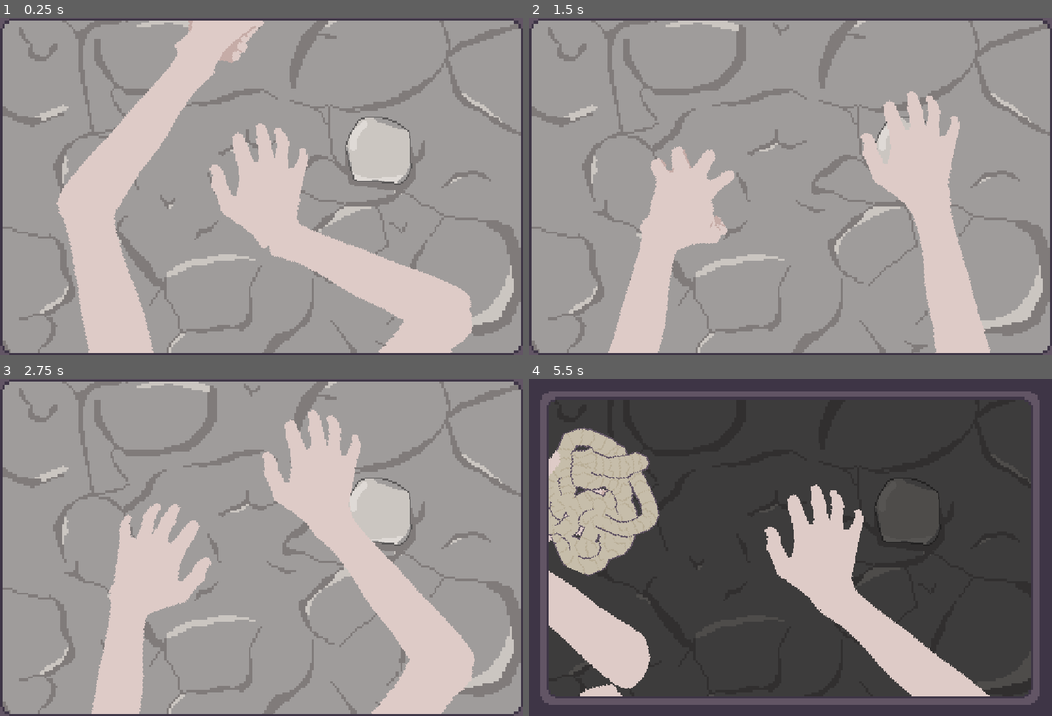
Above: before the commit, frames 1-4 (two rows, left to right).
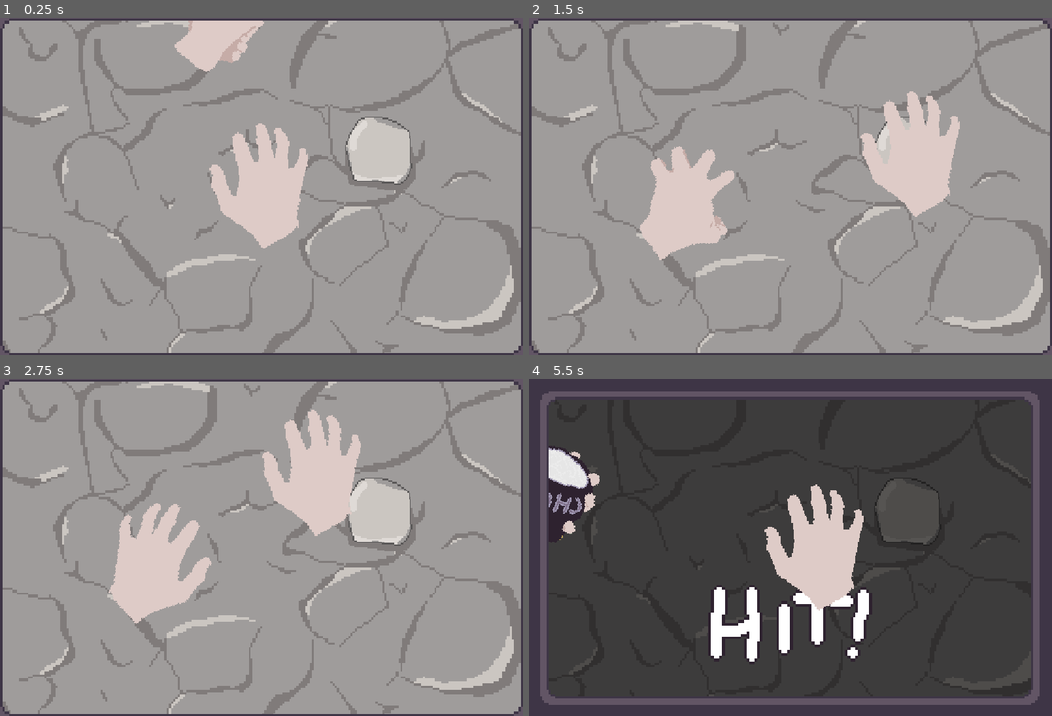
Above: after the commit, the same moments.

Repository: gabl18/dtj-24
Game: Godot game, scene res://main.tscn
Two runs of this game, one before a commit and one after it. Both use one fixed random seed, a clock stepped at 60 frames per second and the inputs below.
Inputs (mouse positions are in pixels of both pictures, inside the frame that each line leads up to):
- Up to frame 1 (0.25 s): no input
- Up to frame 2 (1.5 s): move the mouse to (910, 152) at 0.52 s; click (910, 152) at 0.67 s; tap Enter at 1.25 s; move the mouse to (685, 203) at 1.27 s; click (685, 203) at 1.42 s
- Up to frame 3 (2.75 s): move the mouse to (313, 473) at 2.02 s; click (313, 473) at 2.17 s
- Up to frame 4 (5.5 s): tap Space at 2.75, 5 s; move the mouse to (764, 614) at 2.77 s; click (764, 614) at 2.92 s; tap Enter at 3.5 s; move the mouse to (947, 598) at 3.52 s; click (947, 598) at 3.67 s; move the mouse to (633, 496) at 4.27 s; click (633, 496) at 4.42 s; move the mouse to (816, 547) at 5.02 s; click (816, 547) at 5.17 s

The runs differ from the first frame. In frame 1, 15% of the frame differs, in the area x 10-91%, y 10-100%; in frame 2, 6.1%; in frame 3, 8.6%; in frame 4, 17%, in the area x 3-89%, y 14-95%.

Commit message:
chalk_bag

Diff:
--- /dev/null
+++ b/game/arm.gd
@@ -0,0 +1,3 @@
+extends Node2D
+
+@onready var line_2d: Line2D = $Line2D
--- /dev/null
+++ b/game/chalk_game.gd
@@ -0,0 +1,40 @@
+extends Node2D
+
+var active: bool
+
+@export var max_taps: float = 15
+
+var taps := 0
+
+signal tap
+signal finish_minigame
+
+
+func disable():
+	hide()
+	active = false
+
+
+func play_trans_in_anim():
+	await get_tree().create_timer(1).timeout
+	show()
+
+
+func play_trans_out_anim():
+	pass
+
+
+func enable():
+	active = true
+
+
+func _on_area_2d_input_event(_viewport: Node, event: InputEvent, _shape_idx: int) -> void:
+	if active:
+		if event is InputEventMouseButton:
+			if event.is_pressed() and not event.is_echo():
+				taps += 1
+				$CPUParticles2D.emitting = true
+				tap.emit()
+				if taps >= max_taps:
+					finish_minigame.emit()
+					taps = 0
--- /dev/null
+++ b/game/chalk_game.tscn
@@ -0,0 +1,41 @@
+[gd_scene load_steps=6 format=3 uid="uid://dtcn44fqk6s0i"]
+
+[ext_resource type="Script" uid="uid://c0jkude4pv1g4" path="res://game/chalk_game.gd" id="1_ym72o"]
+[ext_resource type="Texture2D" uid="uid://bxhhq7bkcyqo8" path="res://assets/Hands_Spritesheet.png" id="2_r4fq7"]
+
+[sub_resource type="AtlasTexture" id="AtlasTexture_1s5by"]
+atlas = ExtResource("2_r4fq7")
+region = Rect2(457, 30, 38, 40)
+
+[sub_resource type="Gradient" id="Gradient_rudxe"]
+colors = PackedColorArray(1, 1, 1, 1, 1, 1, 1, 0.31764707)
+
+[sub_resource type="CircleShape2D" id="CircleShape2D_ym72o"]
+radius = 19.235384
+
+[node name="ChalkGame" type="Node2D"]
+script = ExtResource("1_ym72o")
+
+[node name="CPUParticles2D" type="CPUParticles2D" parent="."]
+z_index = 1
+position = Vector2(104, 46)
+emitting = false
+amount = 4
+texture = SubResource("AtlasTexture_1s5by")
+one_shot = true
+explosiveness = 0.69
+spread = 180.0
+gravity = Vector2(0, 0)
+initial_velocity_min = 5.21
+initial_velocity_max = 20.84
+scale_amount_min = 5.0
+scale_amount_max = 5.0
+color_ramp = SubResource("Gradient_rudxe")
+
+[node name="Area2D" type="Area2D" parent="."]
+
+[node name="CollisionShape2D" type="CollisionShape2D" parent="Area2D"]
+position = Vector2(104, 46)
+shape = SubResource("CircleShape2D_ym72o")
+
+[connection signal="input_event" from="Area2D" to="." method="_on_area_2d_input_event"]
--- a/main.gd
+++ b/main.gd
@@ -1,17 +1,23 @@
 extends Node2D
 
 @onready var border_anim_player: AnimationPlayer = $Border/AnimationPlayer
+
+
+@onready var shoutouts: Sprite2D = $Shoutouts
 
 enum games {
 	rockgame,
 	rope,
-	untangle
+	untangle,
+	chalk
 }
+
 @onready var climb_timer: Timer = $ClimbTimer
 
 @onready var rock_game: Node2D = $RockGame
 @onready var rope_game: Node2D = $RopeGame
 @onready var untangle_game: Node2D = $UntangleGame
+@onready var chalk_game: Node2D = $ChalkGame
 
 var active_game := games.rockgame
 
@@ -31,6 +37,7 @@
 		await get_tree().create_timer(1).timeout
 	_enable_game()
 
+
 func _disable_game():
 	if active_game != games.rockgame:
 		rock_game.disable()
@@ -45,16 +52,9 @@
 		untangle_game.disable()
 		rope_untangle = false
 
-
-		var tween = get_tree().create_tween()
-		tween.tween_property(armL_palm,"global_position",Vector2(700,160),0.6)
-		await tween.finished
-		tween.kill()
-		armL_animated_sprite_2d.animation = "open"
-		tween = get_tree().create_tween()
-		tween.tween_property(armL_palm,"global_position",Vector2(-50,250),0.4)
-		await tween.finished
-		tween.kill()
+	if active_game != games.chalk:
+		chalk_game.disable()
+		chalk_bag = false
 
 
 func _enable_game():
@@ -69,16 +69,22 @@
 	if active_game == games.untangle:
 		untangle_game.enable()
 
+	if active_game == games.chalk:
+		chalk_game.enable()
+		chalk_bag = true
+
 
 func _play_game_trans_in():
 	if active_game == games.rope:
 		rope_game.play_trans_in_anim()
 		climb_rope = true
+		_show_shoutout(5)
 
 	if active_game == games.untangle:
 		untangle_game.play_trans_in_anim()
 		rope_untangle = true
 		armR_animated_sprite_2d.animation = "open"
+		_show_shoutout(7)
 
 		var tween = get_tree().create_tween()
 		tween.tween_property(armL_palm,"global_position",Vector2(-50,250),0.4)
@@ -90,9 +96,25 @@
 		await tween.finished
 		tween.kill()
 
+	if active_game == games.chalk:
+		chalk_game.play_trans_in_anim()
+		chalk_bag = true
+		armR_animated_sprite_2d.animation = "open"
+		_show_shoutout(3)
+
+		var tween = get_tree().create_tween()
+		tween.tween_property(armL_palm,"global_position",Vector2(-50,250),0.4)
+		await tween.finished
+		tween.kill()
+		armL_animated_sprite_2d.animation = "chalk"
+		tween = get_tree().create_tween()
+		tween.tween_property(armL_palm,"global_position",Vector2(600,260),0.6)
+		await tween.finished
+		tween.kill()
+
 
 func _play_minigame() -> void:
-	active_game = games.untangle
+	active_game = games.chalk
 	change_game()
 
 
@@ -122,6 +144,7 @@
 var climb_both_hands:bool = true
 var climb_rope:bool = false
 var rope_untangle:bool = false
+var chalk_bag:bool = false
 
 signal hand_inactive
 
@@ -156,8 +179,6 @@
 				armL_animated_sprite_2d.animation = "open"
 
 
-
-
 func _physics_process(_delta: float) -> void:
 	var mouse_pos = get_global_mouse_position()
 	hand_is_active = get_viewport_rect().has_point(mouse_pos)
@@ -187,7 +208,6 @@
 					armR_palm.global_position.x = (mouse_pos.x - armR_palm.global_position.x) * 0.4 + armR_palm.global_position.x
 				armR_palm.global_position.y = (mouse_pos.y - armR_palm.global_position.y) * 0.4 + armR_palm.global_position.y
 				armR_palm.move_and_slide()
-
 				armR.z_index = 1
 				armL.z_index = 0
 
@@ -206,7 +226,6 @@
 					armR_palm.global_position.x = clamp((mouse_pos.x - armR_palm.global_position.x) * 0.4 + armR_palm.global_position.x, get_viewport_rect().size.x/2, get_viewport_rect().size.x)
 				armR_palm.global_position.y = (mouse_pos.y - armR_palm.global_position.y) * 0.4 + armR_palm.global_position.y
 				armR_palm.move_and_slide()
-
 				armR.z_index = 1
 				armL.z_index = 0
 
@@ -215,7 +234,14 @@
 			armR_palm.global_position.x = clamp((mouse_pos.x - armR_palm.global_position.x) * 0.4 + armR_palm.global_position.x, get_viewport_rect().size.x/2, get_viewport_rect().size.x)
 			armR_palm.global_position.y = (mouse_pos.y - armR_palm.global_position.y) * 0.4 + armR_palm.global_position.y
 			armR_palm.move_and_slide()
-
+			armR.z_index = 1
+			armL.z_index = 0
+
+	elif chalk_bag:
+		if hand_is_active:
+			armR_palm.global_position.x = clamp((mouse_pos.x - armR_palm.global_position.x) * 0.4 + armR_palm.global_position.x, get_viewport_rect().size.x/2, get_viewport_rect().size.x)
+			armR_palm.global_position.y = (mouse_pos.y - armR_palm.global_position.y) * 0.4 + armR_palm.global_position.y
+			armR_palm.move_and_slide()
 			armR.z_index = 1
 			armL.z_index = 0
 
@@ -229,7 +255,47 @@
 		if held:
 			hand_is_closed = true
 			armR_animated_sprite_2d.animation = "rope_close"
-
 		else:
 			hand_is_closed = false
 			armR_animated_sprite_2d.animation = "open"
+
+
+func _on_untangle_disable():
+	var tween = get_tree().create_tween()
+	tween.tween_property(armL_palm,"global_position",Vector2(700,160),0.2)
+	await tween.finished
+	tween.kill()
+	tween = get_tree().create_tween()
+	tween.tween_property(armL_palm,"global_position",Vector2(-50,250),0.4)
+	await tween.finished
+	tween.kill()
+	armL_animated_sprite_2d.animation = "open"
+
+
+func _show_shoutout(index:int):
+	shoutouts.frame = index
+	shoutouts.show()
+	await get_tree().create_timer(1).timeout
+	shoutouts.hide()
+
+
+func _on_untangle_game_finish_minigame() -> void:
+	_on_untangle_disable()
+
+
+func _on_chalk_game_finish_minigame() -> void:
+	var tween = get_tree().create_tween()
+	tween.tween_property(armL_palm,"global_position",Vector2(600,250),0.2)
+	await tween.finished
+	tween.kill()
+	tween = get_tree().create_tween()
+	tween.tween_property(armL_palm,"global_position",Vector2(-50,250),0.4)
+	await tween.finished
+	tween.kill()
+	armL_animated_sprite_2d.animation = "open"
+
+
+func _on_chalk_game_tap() -> void:
+	armR_animated_sprite_2d.animation = "close"
+	await get_tree().create_timer(0.1).timeout
+	armR_animated_sprite_2d.animation = "open"
--- a/main.tscn
+++ b/main.tscn
@@ -9,10 +9,16 @@
 [ext_resource type="PackedScene" uid="uid://tp6dqhxpkmxg" path="res://game/rock.tscn" id="4_efxa6"]
 [ext_resource type="PackedScene" uid="uid://bxklwncxmw8qt" path="res://game/untangle_game.tscn" id="6_4c57u"]
 [ext_resource type="PackedScene" uid="uid://dv8jqlwm5brwi" path="res://rope_game.tscn" id="7_272bh"]
+[ext_resource type="PackedScene" uid="uid://dtcn44fqk6s0i" path="res://game/chalk_game.tscn" id="7_w48qg"]
 [ext_resource type="Texture2D" uid="uid://buv786b8xuiq4" path="res://assets/Tangled_Rope.png" id="8_efxa6"]
 [ext_resource type="Texture2D" uid="uid://bf0nlrrbufauc" path="res://assets/Rahmen.png" id="9_kek77"]
+[ext_resource type="Texture2D" uid="uid://cax1h3gcc8idt" path="res://assets/Aufforderungen.png" id="12_ycdy4"]
 
 [sub_resource type="CircleShape2D" id="CircleShape2D_g6gsk"]
+
+[sub_resource type="AtlasTexture" id="AtlasTexture_ycdy4"]
+atlas = ExtResource("2_1bvp3")
+region = Rect2(365, 0, 73, 92)
 
 [sub_resource type="AtlasTexture" id="AtlasTexture_04h5h"]
 atlas = ExtResource("2_1bvp3")
@@ -28,6 +34,14 @@
 
 [sub_resource type="SpriteFrames" id="SpriteFrames_8morq"]
 animations = [{
+"frames": [{
+"duration": 1.0,
+"texture": SubResource("AtlasTexture_ycdy4")
+}],
+"loop": true,
+"name": &"chalk",
+"speed": 5.0
+}, {
 "frames": [{
 "duration": 1.0,
 "texture": SubResource("AtlasTexture_04h5h")
@@ -185,10 +199,18 @@
 visible = false
 position = Vector2(-46, -45.000004)
 
+[node name="ChalkGame" parent="." instance=ExtResource("7_w48qg")]
+visible = false
+position = Vector2(0, 3)
+scale = Vector2(6, 6)
+
 [node name="ArmR" type="Node2D" parent="."]
 position = Vector2(521, -870)
 rotation = -0.009878978
 scale = Vector2(0.99999994, 0.99999994)
+
+[node name="Line2D" type="Line2D" parent="ArmR"]
+scale = Vector2(1.0000001, 1.0000001)
 
 [node name="Palm" type="CharacterBody2D" parent="ArmR"]
 position = Vector2(121.09284, 902.2403)
@@ -202,15 +224,17 @@
 [node name="AnimatedSprite2D" type="AnimatedSprite2D" parent="ArmR/Palm"]
 scale = Vector2(3, 3)
 sprite_frames = SubResource("SpriteFrames_8morq")
-animation = &"rope"
+animation = &"chalk"
 autoplay = "open"
 
 [node name="PinJoint2D" type="PinJoint2D" parent="ArmR"]
+visible = false
 position = Vector2(166.08298, 1004.6897)
 node_a = NodePath("../Palm")
 node_b = NodePath("../StaticBody2D2")
 
 [node name="StaticBody2D2" type="RigidBody2D" parent="ArmR"]
+visible = false
 position = Vector2(301.39685, 1176.035)
 rotation = -2.3577123
 collision_layer = 0
@@ -230,6 +254,7 @@
 shape = SubResource("RectangleShape2D_r0ejh")
 
 [node name="PinJoint2D2" type="PinJoint2D" parent="ArmR"]
+visible = false
 position = Vector2(402.94952, 1323.0453)
 node_a = NodePath("../StaticBody2D2")
 node_b = NodePath("../StaticBody2D3")
@@ -238,6 +263,7 @@
 angular_limit_upper = 1.3718288
 
 [node name="StaticBody2D3" type="RigidBody2D" parent="ArmR"]
+visible = false
 position = Vector2(389.915, 1528.9265)
 rotation = -0.40119147
 collision_layer = 0
@@ -258,6 +284,7 @@
 shape = SubResource("RectangleShape2D_8morq")
 
 [node name="PinJoint2D3" type="PinJoint2D" parent="ArmR"]
+visible = false
 position = Vector2(-146.0094, 1518.6317)
 rotation = -0.091519035
 scale = Vector2(0.69627106, 0.121705905)
@@ -266,10 +293,12 @@
 softness = 16.0
 
 [node name="StaticBody2D4" type="StaticBody2D" parent="ArmR"]
+visible = false
 position = Vector2(-146.0094, 1520.6317)
 scale = Vector2(0.69627106, 0.121705905)
 
 [node name="CollisionShape2D" type="CollisionShape2D" parent="ArmR/StaticBody2D4"]
+visible = false
 shape = SubResource("CircleShape2D_g6gsk")
 
 [node name="ArmL" type="Node2D" parent="."]
@@ -293,11 +322,13 @@
 flip_h = true
 
 [node name="PinJoint2D" type="PinJoint2D" parent="ArmL"]
+visible = false
 position = Vector2(112.87892, 1013.6027)
 node_a = NodePath("../Palm")
 node_b = NodePath("../StaticBody2D2")
 
 [node name="StaticBody2D2" type="RigidBody2D" parent="ArmL"]
+visible = false
 position = Vector2(83.0513, 1220.0594)
 rotation = -2.3577123
 collision_layer = 0
@@ -306,6 +337,7 @@
 gravity_scale = 0.0
 
 [node name="Sprite2d" type="Sprite2D" parent="ArmL/StaticBody2D2"]
+visible = false
 rotation = 2.0943952
 scale = Vector2(3, 3)
 texture = ExtResource("3_lquwl")
@@ -318,6 +350,7 @@
 shape = SubResource("RectangleShape2D_r0ejh")
 
 [node name="PinJoint2D2" type="PinJoint2D" parent="ArmL"]
+visible = false
 position = Vector2(39.264893, 1398.8181)
 node_a = NodePath("../StaticBody2D2")
 node_b = NodePath("../StaticBody2D3")
@@ -326,6 +359,7 @@
 angular_limit_upper = 1.3718288
 
 [node name="StaticBody2D3" type="RigidBody2D" parent="ArmL"]
+visible = false
 position = Vector2(241.99721, 1614.0404)
 rotation = -2.0591843
 collision_layer = 0
@@ -334,6 +368,7 @@
 gravity_scale = 0.0
 
 [node name="Sprite2d" type="Sprite2D" parent="ArmL/StaticBody2D3"]
+visible = false
 rotation = 0.898568
 scale = Vector2(4, 4)
 texture = ExtResource("3_lquwl")
@@ -346,6 +381,7 @@
 shape = SubResource("RectangleShape2D_8morq")
 
 [node name="PinJoint2D3" type="PinJoint2D" parent="ArmL"]
+visible = false
 position = Vector2(606.2412, 1369.1976)
 rotation = -0.091519035
 scale = Vector2(0.69627106, 0.121705905)
@@ -354,15 +390,24 @@
 softness = 16.0
 
 [node name="StaticBody2D4" type="StaticBody2D" parent="ArmL"]
+visible = false
 position = Vector2(604.2413, 1364.1975)
 scale = Vector2(0.69627106, 0.121705905)
 
 [node name="CollisionShape2D" type="CollisionShape2D" parent="ArmL/StaticBody2D4"]
+visible = false
 shape = SubResource("CircleShape2D_g6gsk")
 
 [node name="ClimbTimer" type="Timer" parent="."]
 wait_time = 5.0
 one_shot = true
+
+[node name="Shoutouts" type="Sprite2D" parent="."]
+visible = false
+position = Vector2(590, 540)
+scale = Vector2(6, 6)
+texture = ExtResource("12_ycdy4")
+hframes = 8
 
 [node name="Border" type="Sprite2D" parent="."]
 z_index = 10
@@ -382,7 +427,11 @@
 [connection signal="hand_inactive" from="." to="UntangleGame" method="_on_main_hand_inactive"]
 [connection signal="finish_minigame" from="RopeGame" to="." method="_finished_minigame"]
 [connection signal="finish_minigame" from="UntangleGame" to="." method="_finished_minigame"]
+[connection signal="finish_minigame" from="UntangleGame" to="." method="_on_untangle_game_finish_minigame"]
 [connection signal="rope_hold_change" from="UntangleGame" to="." method="_on_untangle_game_rope_hold_change"]
+[connection signal="finish_minigame" from="ChalkGame" to="." method="_finished_minigame"]
+[connection signal="finish_minigame" from="ChalkGame" to="." method="_on_chalk_game_finish_minigame"]
+[connection signal="tap" from="ChalkGame" to="." method="_on_chalk_game_tap"]
 [connection signal="timeout" from="ClimbTimer" to="." method="_on_climb_timer_timeout"]
 
 [editable path="RockGame/Rocks/Rock"]
Not shown, added: game/arm.gd.uid
Not shown, added: game/chalk_game.gd.uid
Not shown: 1 places in main.tscn that only renumber resources
